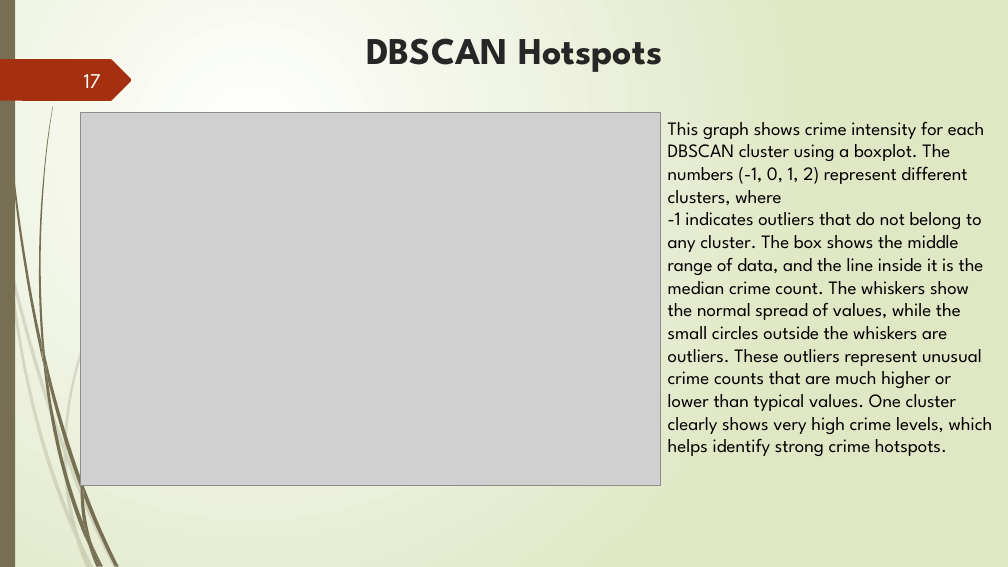
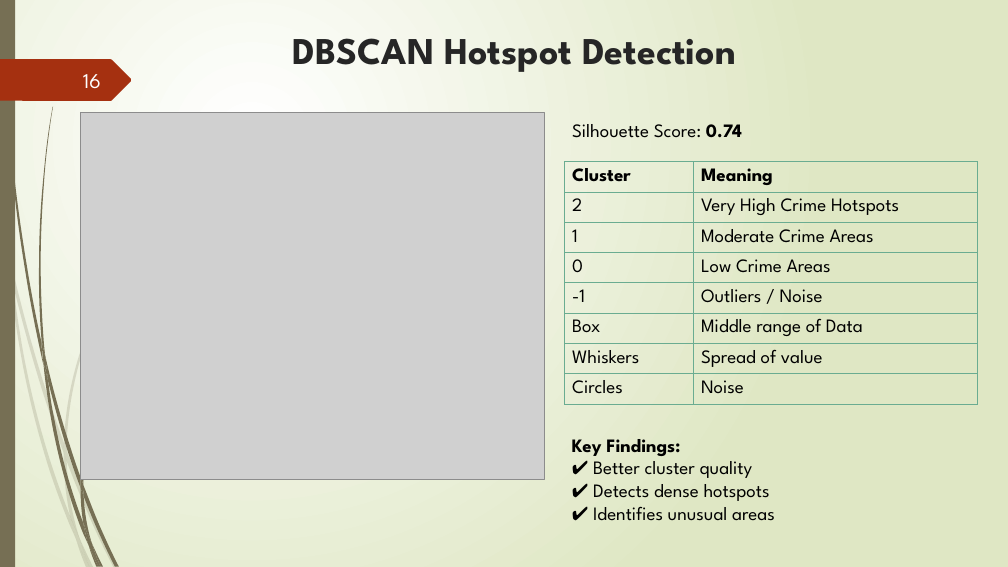
Before and after one commit to ruslan-durrani/herts-ds-project-24079307, a slide deck: slide 16 of Presentation Document ppt.pptx (slide 17 before the commit). Drawn at 1008x567 pixels with LibreOffice and Linux fonts; fonts in the diff are those of the drawing; grey boxes stand for pictures. Boxes give left, top, right and bottom in pixels: in the first picture for what was removed or moved away, otherwise in the second. Text is boxed around its words. In the diff, an @@ line names an element or a change of style, - is before the commit and + after.

```diff
--- a/Presentation Document ppt.pptx
+++ b/Presentation Document ppt.pptx
@@ title at bbox=[292, 38, 736, 72]: text changed @@
-DBSCAN Hotspots
+DBSCAN Hotspot Detection
@@ page number at bbox=[83, 74, 101, 89]: text changed @@
-17
+16
@@ picture: place and size @@
-picture at bbox=[80, 113, 660, 485]
+picture at bbox=[80, 113, 544, 479]
@@ text added at bbox=[572, 124, 742, 138], 18 pt, text #000000 @@
+Silhouette Score: 0.74
@@ text removed at bbox=[668, 121, 993, 456] @@
-This graph shows crime intensity for each DBSCAN cluster using a boxplot. The numbers (-1, 0, 1, 2) represent different clusters, where
--1 indicates outliers that do not belong to any cluster. The box shows the middle range of data, and the line inside it is the median crime count. The whiskers show the normal spread of values, while the small circles outside the whiskers are outliers. These outliers represent unusual crime counts that are much higher or lower than typical values. One cluster clearly shows very high crime levels, which helps identify strong crime hotspots.
@@ table added at bbox=[565, 162, 978, 404], 8 rows, 2 columns @@
+Cluster | Meaning
+2 | Very High Crime Hotspots
+1 | Moderate Crime Areas
+0 | Low Crime Areas
+-1 | Outliers / Noise
+Box | Middle range of Data
+Whiskers | Spread of value
+Circles | Noise
@@ text added at bbox=[572, 439, 775, 521], 18 pt, text #000000 @@
+Key Findings:
+✔ Better cluster quality
+✔ Detects dense hotspots
+✔ Identifies unusual areas
```
Also in this commit, not shown: 12 other slides changed, 3 slides added, 4 slides removed, 1 other file.
